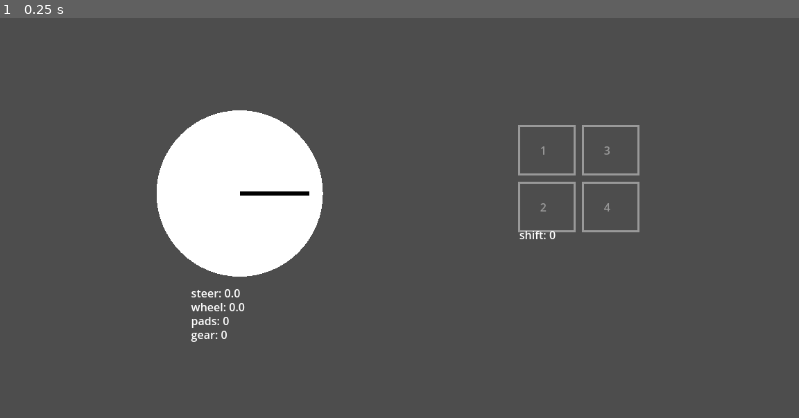
Above: before the commit, frame 1.
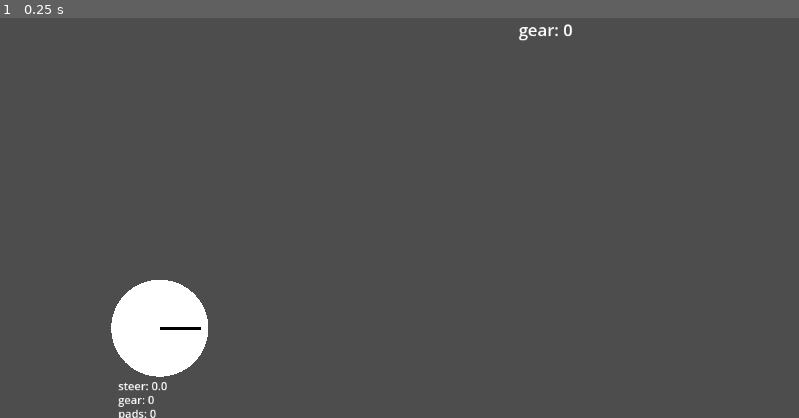
Above: after the commit, the same moment.

Repository: Nickdev8/TouchDrive
Game: Godot game, scene res://Main.tscn
Same seed, same stepped clock (60 frames per second), same inputs: the game is played once before the commit and once after it.
Inputs:
- Up to frame 1 (0.25 s): no input

The runs differ from the first frame. In frame 1, 10% of the frame differs, in the area x 13-81%, y 1-100%.

Commit message:
Add 3D vehicle scene with HUD and input tuning

Diff:
--- a/touchpadviewer/Main.gd
+++ b/touchpadviewer/Main.gd
@@ -1,23 +1,47 @@
-extends Node2D
+extends Node3D
 
-# Minimal font reference for drawing text
-var font: Font
-
-# Steering wheel state
-var steer := 0.0
-var wheel_angle := 0.0
-var wheel_speed := 3.0
-var gear := 0
-
-# Background bridge process id
+# Bridge process id
 var bridge_pid := -1
 var config_path := ""
 var _last_config := {}
 
-# Minimal font reference for drawing text
+@export var max_engine_force := 900.0
+@export var reverse_force := 600.0
+@export var max_brake := 10.0
+@export var max_steer := 0.5
+@export var steer_rate := 1.6
+@export var camera_distance := 8.0
+@export var camera_height := 3.0
+@export var camera_smooth := 8.0
+@export var camera_yaw_speed := 1.6
+@export var camera_pitch_speed := 1.2
+@export var camera_pitch_min := -1.1
+@export var camera_pitch_max := -0.2
+@export var camera_steer_influence := 0.5
+
+@export var steer_delta_scale := 0.1
+@export var steer_deadzone := 10.0
+@export var shift_margin := 0.12
+@export var shift_gap := 0.18
+@export var neutral_min := 0.45
+@export var neutral_max := 0.55
+@export var gear_hold_time := 0.12
+
+@onready var vehicle := $Vehicle
+@onready var front_left := $Vehicle/FrontLeft
+@onready var front_right := $Vehicle/FrontRight
+@onready var rear_left := $Vehicle/RearLeft
+@onready var rear_right := $Vehicle/RearRight
+@onready var camera := $Camera3D
+@onready var overlay := $CanvasLayer/Overlay
+
+var gear := 0
+var steer := 0.0
+var steer_angle := 0.0
+var camera_yaw := 0.0
+var camera_pitch := -0.4
+
 func _ready():
-	# Load the built-in default font
-	font = ThemeDB.fallback_font
 	# Start the touchpad->joystick bridge so Godot can read joystick input
 	var script_path = ProjectSettings.globalize_path("res://touchpad_joy_bridge.py")
 	config_path = ProjectSettings.globalize_path("user://touchpad_joy_config.json")
@@ -36,55 +60,95 @@
 	_stop_bridge()
 
 func _stop_bridge():
-	# Stop the bridge when the scene exits
 	if bridge_pid > 0:
 		OS.kill(bridge_pid)
 		bridge_pid = -1
 
-func _process(_delta):
-	# Read steering from the first connected joystick
+func _physics_process(delta):
+	_update_camera_orbit(delta)
+	_update_input()
+	_apply_vehicle(delta)
+	_update_camera(delta)
+	_update_overlay()
+	_write_config()
+
+func _update_input():
 	var pads = Input.get_connected_joypads()
-	if pads.size() > 0:
-		steer = Input.get_joy_axis(pads[0], JOY_AXIS_LEFT_X)
-		gear = _read_gear(pads[0])
-	else:
+	if pads.size() == 0:
+		gear = 0
 		steer = 0.0
-		gear = 0
+		return
+	var pad = pads[0]
+	steer = Input.get_joy_axis(pad, JOY_AXIS_LEFT_X)
 	if abs(steer) < 0.05:
 		steer = 0.0
-	wheel_angle += steer * wheel_speed * _delta
-	_write_config()
-	queue_redraw()
+	gear = _read_gear(pad)
 
-func _draw():
-	# Draw a simple steering wheel driven by the joystick axis
-	var view_size = get_viewport_rect().size
-	var center = Vector2(view_size.x * 0.3, view_size.y * 0.5)
-	var radius = 120.0
-	draw_circle(center, radius, Color.WHITE)
-	var hand = Vector2.RIGHT.rotated(wheel_angle) * (radius - 20.0)
-	draw_line(center, center + hand, Color.BLACK, 6.0)
-	draw_string(font, center + Vector2(-70, radius + 30), "steer: " + str(steer), HORIZONTAL_ALIGNMENT_LEFT, -1, 16, Color.WHITE)
-	draw_string(font, center + Vector2(-70, radius + 50), "wheel: " + str(wheel_angle), HORIZONTAL_ALIGNMENT_LEFT, -1, 16, Color.WHITE)
-	draw_string(font, center + Vector2(-70, radius + 70), "pads: " + str(Input.get_connected_joypads().size()), HORIZONTAL_ALIGNMENT_LEFT, -1, 16, Color.WHITE)
-	var gear_label = "R" if gear < 0 else str(gear)
-	var gear_color = Color(1, 0.2, 0.2) if gear < 0 else Color.WHITE
-	draw_string(font, center + Vector2(-70, radius + 90), "gear: " + gear_label, HORIZONTAL_ALIGNMENT_LEFT, -1, 16, gear_color)
+func _apply_vehicle(_delta):
+	steer_angle += steer * steer_rate * _delta
+	steer_angle = clamp(steer_angle, -max_steer, max_steer)
+	front_left.steering = steer_angle
+	front_right.steering = steer_angle
 
-	# Draw a simple 2x2 shifter grid on the right side
-	var shifter_origin = Vector2(view_size.x * 0.65, view_size.y * 0.35)
-	var box = Vector2(80, 70)
-	for row in range(2):
-		for col in range(2):
-			var idx = col * 2 + row + 1
-			var pos = shifter_origin + Vector2(col * (box.x + 12), row * (box.y + 12))
-			var color = Color.WHITE if gear == idx else Color(0.6, 0.6, 0.6)
-			draw_rect(Rect2(pos, box), color, false, 3.0)
-			draw_string(font, pos + Vector2(30, 42), str(idx), HORIZONTAL_ALIGNMENT_LEFT, -1, 16, color)
+	var engine_force = 0.0
+	var brake = 0.0
+	if gear > 0:
+		var ratio = _gear_ratio(gear)
+		engine_force = max_engine_force * ratio
+	elif gear < 0:
+		engine_force = -reverse_force
+	else:
+		brake = max_brake
 
-	var shifter_label = "R" if gear < 0 else str(gear)
-	var shifter_color = Color(1, 0.2, 0.2) if gear < 0 else Color.WHITE
-	draw_string(font, shifter_origin + Vector2(0, box.y * 2 + 24), "shift: " + shifter_label, HORIZONTAL_ALIGNMENT_LEFT, -1, 16, shifter_color)
+	rear_left.engine_force = engine_force
+	rear_right.engine_force = engine_force
+	front_left.brake = brake
+	front_right.brake = brake
+	rear_left.brake = brake
+	rear_right.brake = brake
+
+func _gear_ratio(value):
+	match value:
+		1:
+			return 0.45
+		2:
+			return 0.65
+		3:
+			return 0.85
+		4:
+			return 1.0
+		_:
+			return 0.5
+
+func _update_camera(delta):
+	var pivot = vehicle.global_transform.origin
+	var offset = Vector3(0, camera_height, camera_distance)
+	offset = offset.rotated(Vector3.UP, camera_yaw)
+	offset = offset.rotated(Vector3.RIGHT, camera_pitch)
+	var target = pivot + offset
+	var current = camera.global_transform.origin
+	camera.global_transform.origin = current.lerp(target, clamp(camera_smooth * delta, 0.0, 1.0))
+	camera.look_at(pivot, Vector3.UP)
+
+func _update_camera_orbit(delta):
+	camera_yaw += steer_angle * camera_steer_influence * delta
+	if Input.is_action_pressed("ui_left"):
+		camera_yaw += camera_yaw_speed * delta
+	if Input.is_action_pressed("ui_right"):
+		camera_yaw -= camera_yaw_speed * delta
+	if Input.is_action_pressed("ui_up"):
+		camera_pitch += camera_pitch_speed * delta
+	if Input.is_action_pressed("ui_down"):
+		camera_pitch -= camera_pitch_speed * delta
+	camera_pitch = clamp(camera_pitch, camera_pitch_min, camera_pitch_max)
+
+func _update_overlay():
+	if overlay:
+		overlay.steer = steer
+		overlay.steer_angle = steer_angle
+		overlay.gear = gear
+		overlay.pads = Input.get_connected_joypads().size()
+		overlay.queue_redraw()
 
 func _read_gear(pad_id):
 	if Input.is_joy_button_pressed(pad_id, JOY_BUTTON_BACK):
@@ -98,14 +162,6 @@
 	if Input.is_joy_button_pressed(pad_id, JOY_BUTTON_Y):
 		return 4
 	return 0
-
-@export var steer_delta_scale := 0.1
-@export var steer_deadzone := 10.0
-@export var shift_margin := 0.12
-@export var shift_gap := 0.18
-@export var neutral_min := 0.45
-@export var neutral_max := 0.55
-@export var gear_hold_time := 0.12
 
 func _write_config():
 	var cfg = {
--- a/touchpadviewer/Main.tscn
+++ b/touchpadviewer/Main.tscn
@@ -1,6 +1,102 @@
-[gd_scene load_steps=2 format=3 uid="uid://clu05bd2gt0m3"]
+[gd_scene load_steps=8 format=3 uid="uid://clu05bd2gt0m3"]
 
 [ext_resource type="Script" uid="uid://c2l7k7tlo6ve8" path="res://Main.gd" id="1"]
+[ext_resource type="PackedScene" uid="uid://b7q0rpwvsrp3f" path="res://assets/source/models/Cars.fbx" id="2"]
+[ext_resource type="Script" uid="uid://qeyiloi24a70" path="res://Overlay.gd" id="3"]
 
-[node name="Main" type="Node2D"]
+[sub_resource type="BoxShape3D" id="2"]
+size = Vector3(2.4, 0.8, 4.2)
+
+[sub_resource type="CylinderMesh" id="3"]
+height = 0.4
+
+[sub_resource type="BoxMesh" id="4"]
+size = Vector3(60, 1, 60)
+
+[sub_resource type="BoxShape3D" id="5"]
+size = Vector3(60, 1, 60)
+
+[node name="Main" type="Node3D"]
 script = ExtResource("1")
+camera_steer_influence = 0.0
+
+[node name="DirectionalLight3D" type="DirectionalLight3D" parent="."]
+transform = Transform3D(0.6967067, 0.4050497, -0.59205955, 0, 0.8253356, 0.5646425, 0.7173561, -0.3933902, 0.57501686, 0, 0, 0)
+light_energy = 1.5
+
+[node name="Camera3D" type="Camera3D" parent="."]
+transform = Transform3D(1, 0, 0, 0, 1, 0, 0, 0, 1, 0, 5, 10)
+
+[node name="Vehicle" type="VehicleBody3D" parent="."]
+transform = Transform3D(1, 0, 0, 0, 1, 0, 0, 0, 1, 0, 1.2, 0)
+mass = 800.0
+
+[node name="ChassisModel" parent="Vehicle" instance=ExtResource("2")]
+
+[node name="ChassisCollision" type="CollisionShape3D" parent="Vehicle"]
+shape = SubResource("2")
+
+[node name="FrontLeft" type="VehicleWheel3D" parent="Vehicle"]
+transform = Transform3D(1, 0, 0, 0, 1, 0, 0, 0, 1, -2, 0.065, -2.4)
+use_as_steering = true
+wheel_radius = 0.8
+suspension_travel = 0.25
+suspension_stiffness = 25.0
+damping_compression = 3.0
+damping_relaxation = 4.0
+
+[node name="FrontLeftMesh" type="MeshInstance3D" parent="Vehicle/FrontLeft"]
+transform = Transform3D(-7.2399803e-06, -3.5, 0, 2, -1.2669965e-05, 0, 0, 0, 2, 0, 0, 0)
+mesh = SubResource("3")
+
+[node name="FrontRight" type="VehicleWheel3D" parent="Vehicle"]
+transform = Transform3D(1, 0, 0, 0, 1, 0, 0, 0, 1, 2, 0.3, -2.4)
+use_as_steering = true
+wheel_radius = 0.8
+suspension_travel = 0.25
+suspension_stiffness = 25.0
+damping_compression = 3.0
+damping_relaxation = 4.0
+
+[node name="FrontRightMesh" type="MeshInstance3D" parent="Vehicle/FrontRight"]
+transform = Transform3D(-7.2399803e-06, -3.5, 0, 2, -1.2669965e-05, 0, 0, 0, 2, 0, 0, 0)
+mesh = SubResource("3")
+
+[node name="RearLeft" type="VehicleWheel3D" parent="Vehicle"]
+transform = Transform3D(1, 0, 0, 0, 1, 0, 0, 0, 1, -2, 0.3, 1.5)
+use_as_traction = true
+wheel_radius = 0.8
+suspension_travel = 0.25
+suspension_stiffness = 25.0
+damping_compression = 3.0
+damping_relaxation = 4.0
+
+[node name="RearLeftMesh" type="MeshInstance3D" parent="Vehicle/RearLeft"]
+transform = Transform3D(-7.2399803e-06, -3.5, 0, 2, -1.2669965e-05, 0, 0, 0, 2, 0, 0, 0)
+mesh = SubResource("3")
+
+[node name="RearRight" type="VehicleWheel3D" parent="Vehicle"]
+transform = Transform3D(1, 0, 0, 0, 1, 0, 0, 0, 1, 2, 0.3, 1.5)
+use_as_traction = true
+wheel_radius = 0.8
+suspension_travel = 0.25
+suspension_stiffness = 25.0
+damping_compression = 3.0
+damping_relaxation = 4.0
+
+[node name="RearRightMesh" type="MeshInstance3D" parent="Vehicle/RearRight"]
+transform = Transform3D(-7.2399803e-06, -3.5, 0, 2, -1.2669965e-05, 0, 0, 0, 2, 0, 0, 0)
+mesh = SubResource("3")
+
+[node name="Ground" type="StaticBody3D" parent="."]
+
+[node name="GroundMesh" type="MeshInstance3D" parent="Ground"]
+mesh = SubResource("4")
+
+[node name="GroundCollision" type="CollisionShape3D" parent="Ground"]
+shape = SubResource("5")
+
+[node name="CanvasLayer" type="CanvasLayer" parent="."]
+
+[node name="Overlay" type="Node2D" parent="CanvasLayer"]
+script = ExtResource("3")
--- /dev/null
+++ b/touchpadviewer/Overlay.gd
@@ -0,0 +1,31 @@
+extends Node2D
+
+var steer := 0.0
+var steer_angle := 0.0
+var gear := 0
+var pads := 0
+
+var font: Font
+
+func _ready():
+	font = ThemeDB.fallback_font
+
+func _draw():
+	var view = get_viewport_rect().size
+	var center = Vector2(view.x * 0.2, view.y * 0.8)
+	var radius = 70.0
+	var wheel_color = Color(1, 1, 1)
+	var text_color = Color(1, 1, 1)
+	var gear_color = Color(1, 0.2, 0.2) if gear < 0 else text_color
+	var gear_label = "R" if gear < 0 else str(gear)
+
+	draw_circle(center, radius, wheel_color)
+	var hand = Vector2.RIGHT.rotated(steer_angle) * (radius - 10.0)
+	draw_line(center, center + hand, Color(0, 0, 0), 4.0)
+
+	draw_string(font, center + Vector2(-60, radius + 20), "steer: " + str(steer), HORIZONTAL_ALIGNMENT_LEFT, -1, 16, text_color)
+	draw_string(font, center + Vector2(-60, radius + 40), "gear: " + gear_label, HORIZONTAL_ALIGNMENT_LEFT, -1, 16, gear_color)
+	draw_string(font, center + Vector2(-60, radius + 60), "pads: " + str(pads), HORIZONTAL_ALIGNMENT_LEFT, -1, 16, text_color)
+
+	var info_pos = Vector2(view.x * 0.65, view.y * 0.15)
+	draw_string(font, info_pos, "gear: " + gear_label, HORIZONTAL_ALIGNMENT_LEFT, -1, 24, gear_color)
Not shown, added: touchpadviewer/Overlay.gd.uid
Binary file added: touchpadviewer/assets/textures/Pallete.png
Not shown, changed: .gitignore
Not shown, changed: AGENTS.md
